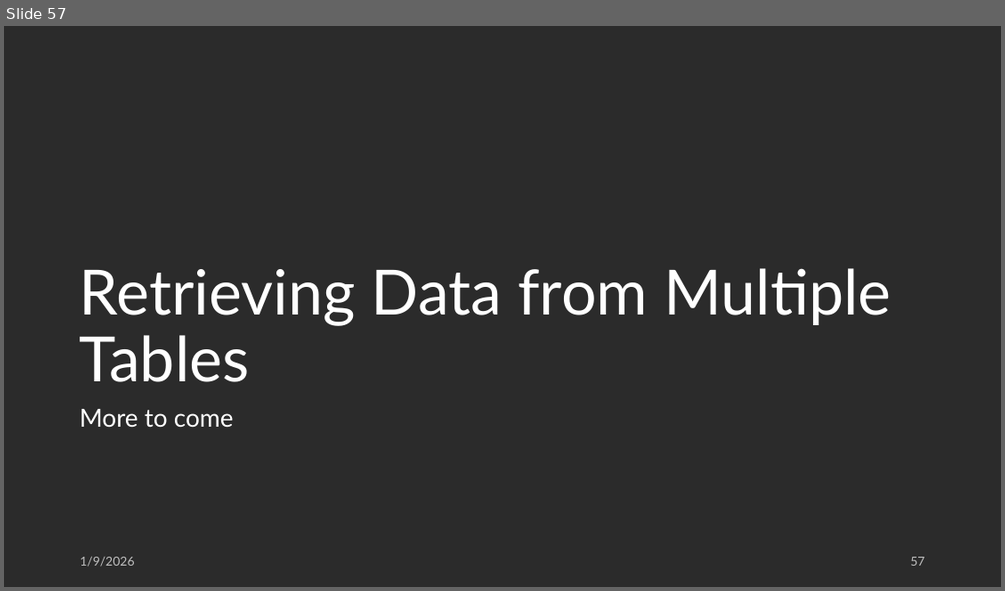
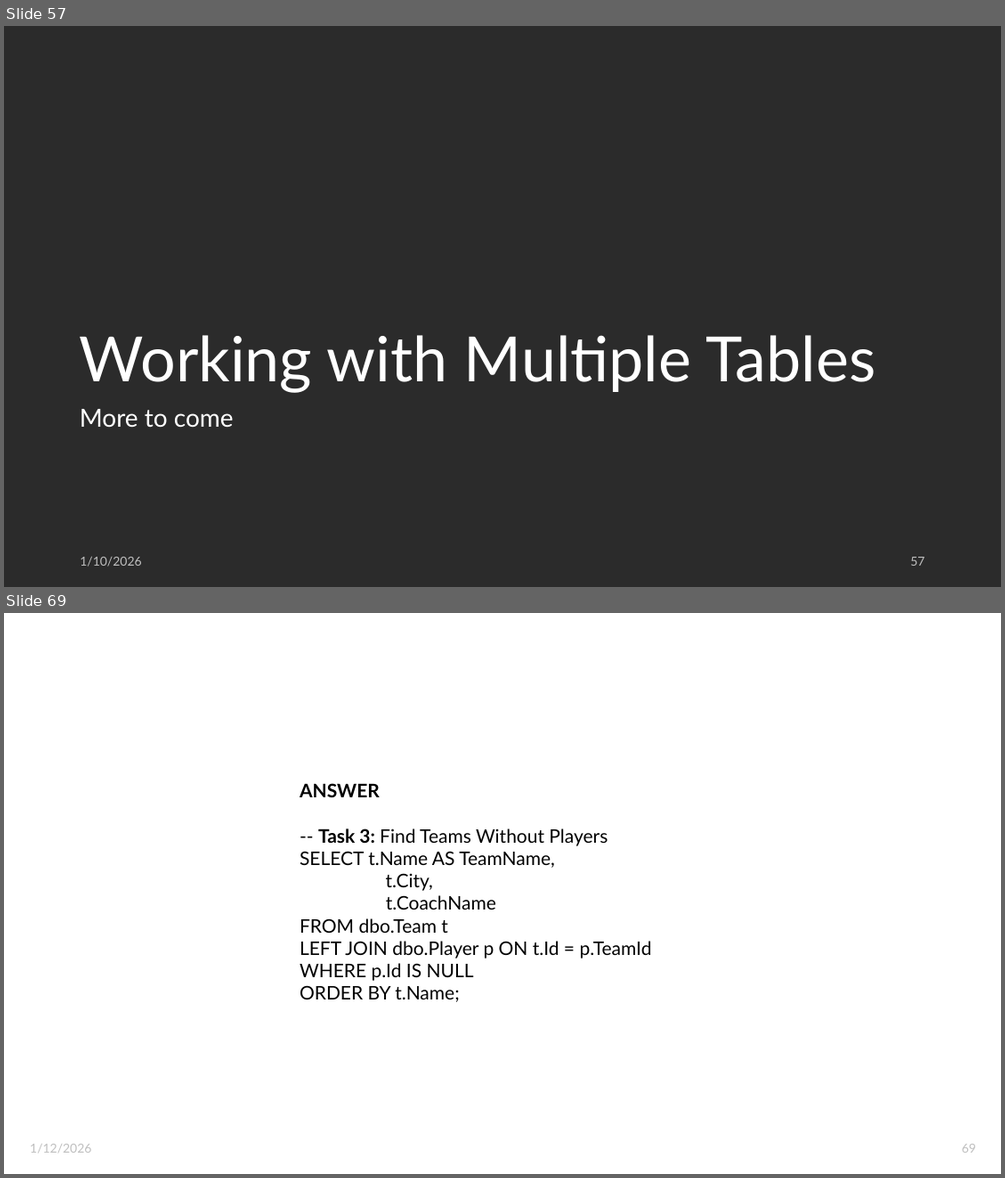
Before and after one commit to weddingtoncoder/learn_sql_server, a slide deck: Intro to Relational Databases with SQL Server 2022.pptx. Shown one above the other, each under a label of ours: slide 57 before the commit, slides 57 and 69 after it; the slides between them are not shown. The pictures are 1005x591 and 1005x1178 pixels, drawn with LibreOffice and Linux fonts; fonts in the diff are those of the drawing; background and template pictures are left out; a plain dark background stands for a picture behind light text. Boxes give left, top, right and bottom in pixels: in the first picture for what was removed or moved away, otherwise in the second. Text is boxed around its words. In the diff, an @@ line names an element or a change of style, - is before the commit and + after.

```diff
--- a/Intro to Relational Databases with SQL Server 2022.pptx
+++ b/Intro to Relational Databases with SQL Server 2022.pptx
@@ slide 69 added at (x1=4, y1=613, x2=1001, y2=1174), background picture (left out) @@
@@ title added at (x1=23, y1=642, x2=882, y2=695), 39.6 pt, text #FFFFFF @@
+Practice Time
@@ text added at (x1=299, y1=783, x2=652, y2=1002), 18 pt, text #000000 @@
+ANSWER
+-- Task 3: Find Teams Without Players
+SELECT t.Name AS TeamName,
+t.City,
+t.CoachName
+FROM dbo.Team t
+LEFT JOIN dbo.Player p ON t.Id = p.TeamId
+WHERE p.Id IS NULL
+ORDER BY t.Name;
@@ text added at (x1=30, y1=1143, x2=91, y2=1152), 12 pt, text #BFBFBF @@
+1/12/2026
@@ page number added at (x1=962, y1=1143, x2=976, y2=1152), 12 pt, text #BFBFBF @@
+69
@@ slide 57 changed as well @@
@@ title at (x1=80, y1=335, x2=875, y2=393): text changed @@
-Retrieving Data from Multiple Tables
+Working with Multiple Tables
@@ text at (x1=80, y1=556, x2=141, y2=566): text changed @@
-1/9/2026
+1/10/2026
```
Also in this commit, not shown: 55 other slides changed, 45 other slides added.
